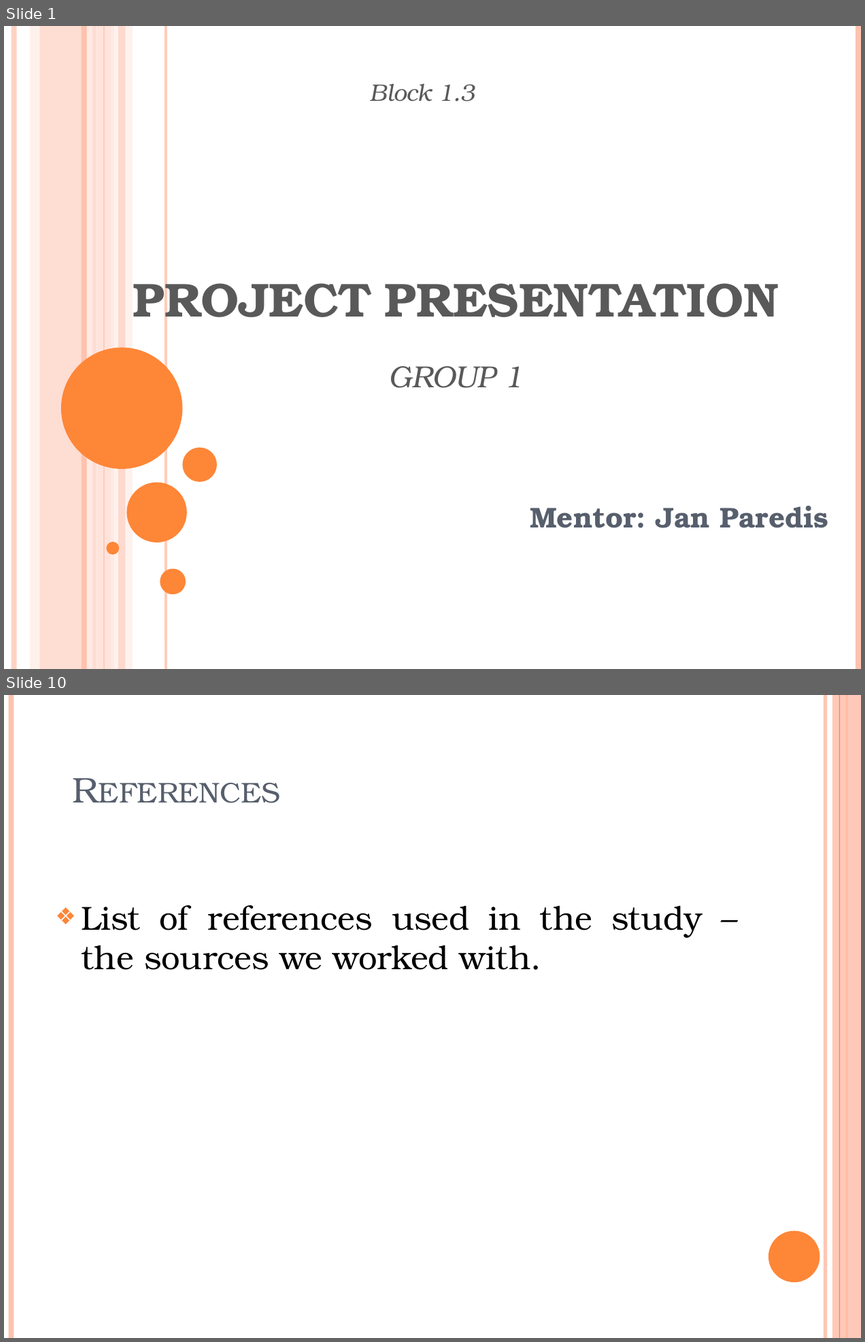
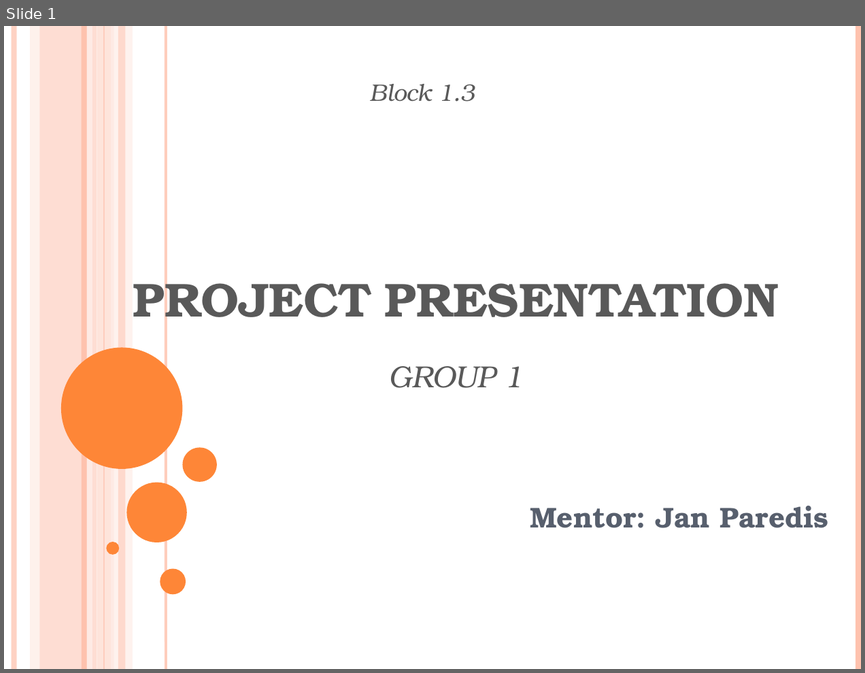
Before and after one commit to manhddftu/Project1.1-Phase3, a slide deck: pres3.pptx. Shown one above the other, each under a label of ours: slides 1 and 10 before the commit, slide 1 after it; the slides between them are not shown. The pictures are 865x1342 and 865x673 pixels, drawn with LibreOffice and Linux fonts; fonts in the diff are those of the drawing. Boxes give left, top, right and bottom in pixels: in the first picture for what was removed or moved away, otherwise in the second. Text is boxed around its words. In the diff, an @@ line names an element or a change of style, - is before the commit and + after.

```diff
--- a/pres3.pptx
+++ b/pres3.pptx
@@ slide 10 removed at [4,695,861,1338], background #FFFFFF @@
@@ line removed from (11, 695) to (11, 1338) @@
@@ line removed from (825, 695) to (825, 1338) @@
@@ rectangle removed at [832,695,861,1338] @@
@@ line removed from (839, 695) to (839, 1338) @@
@@ line removed from (847, 695) to (847, 1338) @@
@@ title removed at [64,722,746,814] @@
-References
@@ text removed at [81,905,702,970] @@
-❖ List of references used in the study – the sources we worked with.
@@ ellipse removed at [768,1231,820,1282] @@
```
Also in this commit, not shown: 5 slides changed, 4 slides added, 3 other slides removed.
